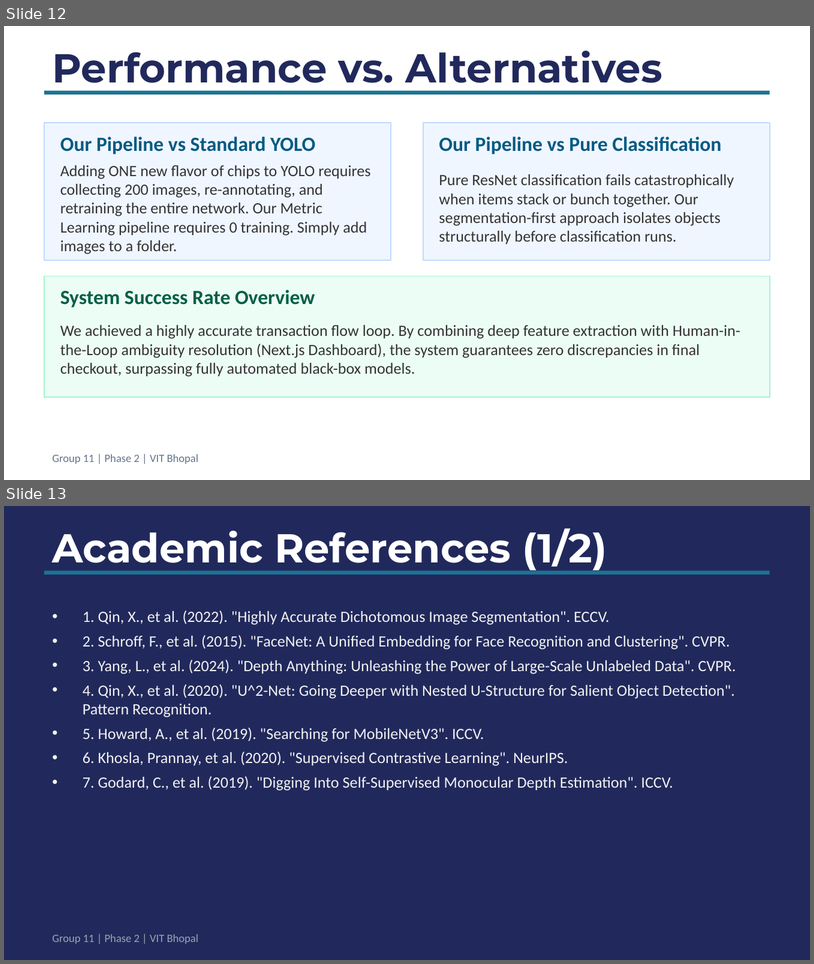
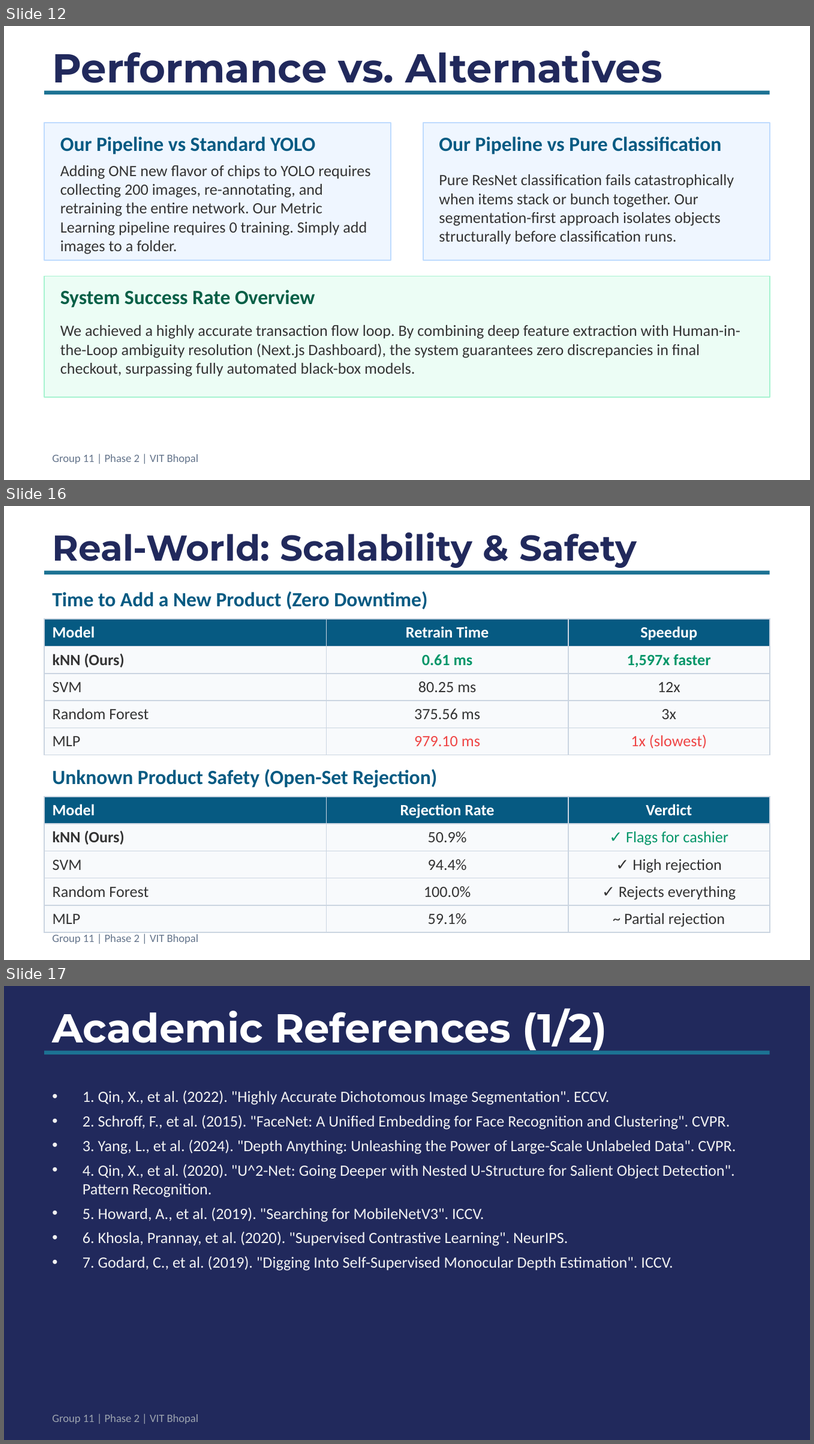
Before and after one commit to AdityaRaj717/Automated-Retail-Checkout, a slide deck: arc-project/Retail_Checkout_Phase2_Presentation.pptx. Shown one above the other, each under a label of ours: slides 12 and 13 before the commit, slides 12, 16 and 17 after it; the slides between them are not shown. The pictures are 814x964 and 814x1444 pixels, drawn with LibreOffice and Linux fonts; fonts in the diff are those of the drawing. Boxes give left, top, right and bottom in pixels: in the first picture for what was removed or moved away, otherwise in the second. Text is boxed around its words. In the diff, an @@ line names an element or a change of style, - is before the commit and + after.

```diff
--- a/arc-project/Retail_Checkout_Phase2_Presentation.pptx
+++ b/arc-project/Retail_Checkout_Phase2_Presentation.pptx
@@ slide 16 added at <box>4,506,810,960</box>, background #FFFFFF; not listed: 2 template elements that a slide beside it also shows @@
@@ text added at <box>52,532,638,568</box>, 32 pt, text #21295C, bold @@
+Real-World: Scalability & Safety
@@ text added at <box>52,591,428,609</box>, 18 pt, text #065A82, bold @@
+Time to Add a New Product (Zero Downtime)
@@ table added at <box>44,619,770,751</box>, 5 rows, 3 columns @@
+Model | Retrain Time | Speedup
+kNN (Ours) | 0.61 ms | 1,597x faster
+SVM | 80.25 ms | 12x
+Random Forest | 375.56 ms | 3x
+MLP | 979.10 ms | 1x (slowest)
@@ text added at <box>52,769,437,787</box>, 18 pt, text #065A82, bold @@
+Unknown Product Safety (Open-Set Rejection)
@@ table added at <box>44,796,770,929</box>, 5 rows, 3 columns @@
+Model | Rejection Rate | Verdict
+kNN (Ours) | 50.9% | ✓ Flags for cashier
+SVM | 94.4% | ✓ High rejection
+Random Forest | 100.0% | ✓ Rejects everything
+MLP | 59.1% | ~ Partial rejection
@@ what was slide 13 is now slide 17 @@
```
Also in this commit, not shown: 4 other slides added, 1 slide removed, 1 other file.
